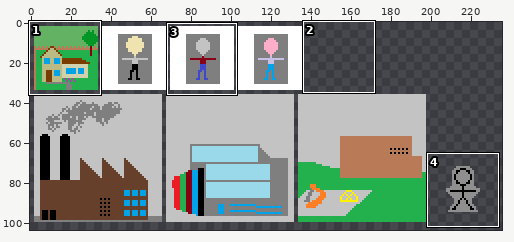
Edited in one commit: sprite sheet (Template-android/assets/image/textures.png). Above, an overview of the earlier version with the close-up marked.
Close-up. Before the commit:
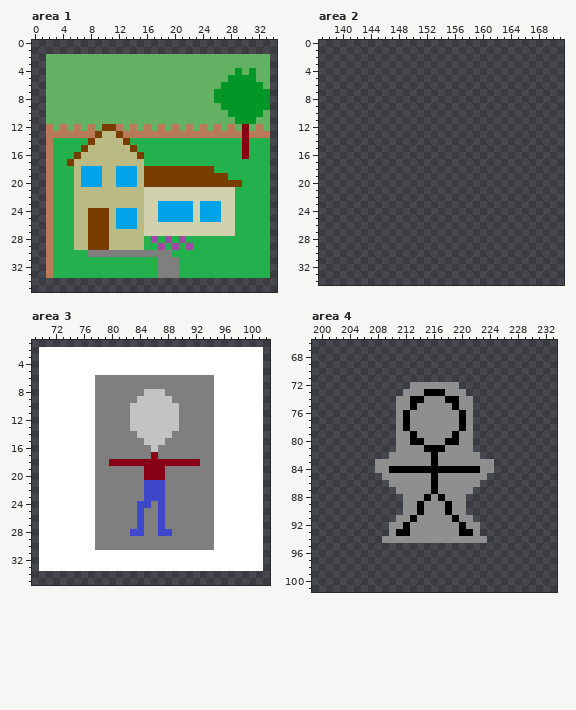
The file is 256x128 pixels. Shown: area 1: x 0..34, y 0..35; area 2: x 137..171, y 0..34; area 3: x 69..102, y 1..35; area 4: x 199..233, y 66..101. The wide view leaves out empty margins. The commit also changed other parts of the picture, which this record leaves out.
The result:
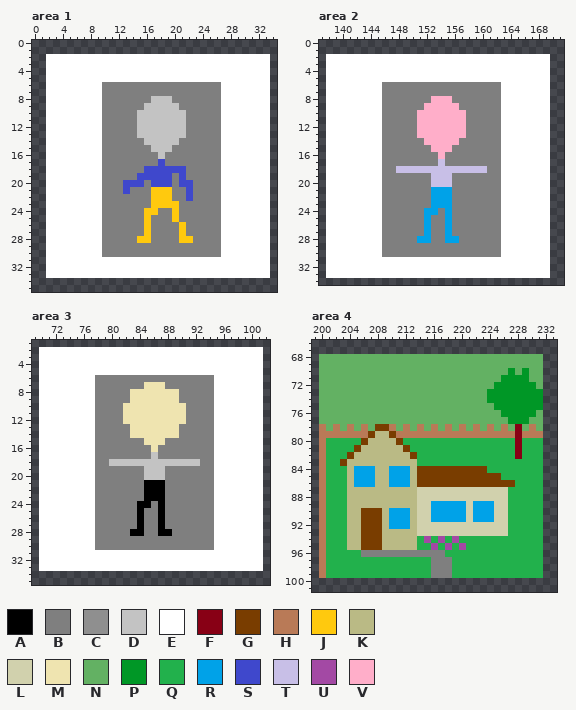
Palette (. is transparent): A #000000  B #7f7f7f  C #8f8f8f  D #c3c3c3  E #ffffff  F #880015  G #793d00  H #b97a57  J #ffc90e  K #baba85  L #d1d1ad  M #efe4b0  N #63b163  P #009726  Q #22b14c  R #00a2e8  S #3f48cc  T #c8bfe7  U #a349a4  V #ffaec9
The edit:
Changed rows in their new state; - is an unchanged pixel.
Area 1:
first column x 2:
 2 EEEEEEEEEEEEEEEEEEEEEEEEEEEEEEEE
 3 EEEEEEEEEEEEEEEEEEEEEEEEEEEEEEEE
 4 EEEEEEEEEEEEEEEEEEEEEEEEEEEEEEEE
 5 EEEEEEEEEEEEEEEEEEEEEEEEEEEEEEEE
 6 EEEEEEEEBBBBBBBBBBBBBBBBBEEEEEEE
 7 EEEEEEEEBBBBBBBBBBBBBBBBBEEEEEEE
 8 EEEEEEEEBBBBBBBDDDBBBBBBBEEEEEEE
 9 EEEEEEEEBBBBBBDDDDDBBBBBBEEEEEEE
10 EEEEEEEEBBBBBDDDDDDDBBBBBEEEEEEE
11 EEEEEEEEBBBBBDDDDDDDBBBBBEEEEEEE
12 EEEEEEEEBBBBBDDDDDDDBBBBBEEEEEEE
13 EEEEEEEEBBBBBDDDDDDDBBBBBEEEEEEE
14 EEEEEEEEBBBBBBDDDDDBBBBBBEEEEEEE
15 EEEEEEEEBBBBBBBDDDBBBBBBBEEEEEEE
16 EEEEEEEEBBBBBBBBDBBBBBBBBEEEEEEE
17 EEEEEEEEBBBBBBBBSBBBBBBBBEEEEEEE
18 EEEEEEEEBBBBBBSSSSSSBBBBBEEEEEEE
19 EEEEEEEEBBBBBSSSSSBSBBBBBEEEEEEE
20 EEEEEEEEBBBSSSBSSSBSSBBBBEEEEEEE
21 EEEEEEEEBBBSBBBJJJBBSBBBBEEEEEEE
22 EEEEEEEEBBBBBBBJJJBBSBBBBEEEEEEE
23 EEEEEEEEBBBBBBBJJJJBBBBBBEEEEEEE
24 EEEEEEEEBBBBBBJJBBJBBBBBBEEEEEEE
25 EEEEEEEEBBBBBBJBBBJBBBBBBEEEEEEE
26 EEEEEEEEBBBBBBJBBBBJBBBBBEEEEEEE
27 EEEEEEEEBBBBBBJBBBBJBBBBBEEEEEEE
28 EEEEEEEEBBBBBJJBBBBJJBBBBEEEEEEE
29 EEEEEEEEBBBBBBBBBBBBBBBBBEEEEEEE
30 EEEEEEEE----------BBBBBBBEEEEEEE
31 EEEEEEEEEEEEEEEEEEEEEEEEEEEEEEEE
32 EEEEEEEEEEEEEEEEEEEEEEEEEEEEEEEE
33 EEEEEEEEEEEEEEEEEEEEEEEEEEEEEEEE
Area 2:
first column x 138:
 2 EEEEEEEEEEEEEEEEEEEEEEEEEEEEEEEE
 3 EEEEEEEEEEEEEEEEEEEEEEEEEEEEEEEE
 4 EEEEEEEEEEEEEEEEEEEEEEEEEEEEEEEE
 5 EEEEEEEEEEEEEEEEEEEEEEEEEEEEEEEE
 6 EEEEEEEEBBBBBBBBBBBBBBBBBEEEEEEE
 7 EEEEEEEEBBBBBBBBBBBBBBBBBEEEEEEE
 8 EEEEEEEEBBBBBBBVVVBBBBBBBEEEEEEE
 9 EEEEEEEEBBBBBBVVVVVBBBBBBEEEEEEE
10 EEEEEEEEBBBBBVVVVVVVBBBBBEEEEEEE
11 EEEEEEEEBBBBBVVVVVVVBBBBBEEEEEEE
12 EEEEEEEEBBBBBVVVVVVVBBBBBEEEEEEE
13 EEEEEEEEBBBBBVVVVVVVBBBBBEEEEEEE
14 EEEEEEEEBBBBBBVVVVVBBBBBBEEEEEEE
15 EEEEEEEEBBBBBBBVVVBBBBBBBEEEEEEE
16 EEEEEEEEBBBBBBBBVBBBBBBBBEEEEEEE
17 EEEEEEEEBBBBBBBBTBBBBBBBBEEEEEEE
18 EEEEEEEEBBTTTTTTTTTTTTTBBEEEEEEE
19 EEEEEEEEBBBBBBBTTTBBBBBBBEEEEEEE
20 EEEEEEEEBBBBBBBTTTBBBBBBBEEEEEEE
21 EEEEEEEEBBBBBBBRRRBBBBBBBEEEEEEE
22 EEEEEEEEBBBBBBBRRRBBBBBBBEEEEEEE
23 EEEEEEEEBBBBBBBRRRBBBBBBBEEEEEEE
24 EEEEEEEEBBBBBBRRBRBBBBBBBEEEEEEE
25 EEEEEEEEBBBBBBRBBRBBBBBBBEEEEEEE
26 EEEEEEEEBBBBBBRBBRBBBBBBBEEEEEEE
27 EEEEEEEEBBBBBBRBBRBBBBBBBEEEEEEE
28 EEEEEEEEBBBBBRRBBRRBBBBBBEEEEEEE
29 EEEEEEEEBBBBBBBBBBBBBBBBBEEEEEEE
30 EEEEEEEEBBBBBBBBBBBBBBBBBEEEEEEE
31 EEEEEEEEEEEEEEEEEEEEEEEEEEEEEEEE
32 EEEEEEEEEEEEEEEEEEEEEEEEEEEEEEEE
33 EEEEEEEEEEEEEEEEEEEEEEEEEEEEEEEE
Area 3:
first column x 80:
 7 -----MMM-----
 8 ---MMMMMMM---
 9 ---MMMMMMM---
10 --MMMMMMMMM--
11 --MMMMMMMMM--
12 --MMMMMMMMM--
13 ---MMMMMMM---
14 ---MMMMMMM---
15 -----MMM-----
16 ------M------
17 ------D------
18 DDDDDDDDDDDDD
19 -----DDD-----
20 -----DDD-----
21 -----AAA-----
22 -----AAA-----
23 -----AAA-----
24 ----AA-A-----
25 ----A--A-----
26 ----A--A-----
27 ----A--A-----
28 ---AA--AA----
Area 4:
first column x 200:
 68 NNNNNNNNNNNNNNNNNNNNNNNNNNNNNNNN
 69 NNNNNNNNNNNNNNNNNNNNNNNNNNNNNNNN
 70 NNNNNNNNNNNNNNNNNNNNNNNNNNNPNPNN
 71 NNNNNNNNNNNNNNNNNNNNNNNNNNPPPPNN
 72 NNNNNNNNNNNNNNNNNNNNNNNNNPPPPPPN
 73 NNNNNNNNNNNNNNNNNNNNNNNNPPPPPPPP
 74 NNNNNNNNNNNNNNNNNNNNNNNNPPPPPPPP
 75 NNNNNNNNNNNNNNNNNNNNNNNNNPPPPPPP
 76 NNNNNNNNNNNNNNNNNNNNNNNNNNPPPPPN
 77 NNNNNNNNNNNNNNNNNNNNNNNNNNNPPPNN
 78 HNHNHNHNGGHNHNHNHNHNHNHNHNHNFNHN
 79 HHHHHHHGKKGHHHHHHHHHHHHHHHHHFHHH
 80 HQQQQQGKKKKGQQQQQQQQQQQQQQQQFQQQ
 81 HQQQQGKKKKKKGQQQQQQQQQQQQQQQFQQQ
 82 HQQQGKKKKKKKKGQQQQQQQQQQQQQQFQQQ
 83 HQQGKKKKKKKKKKQQQQQQQQQQQQQQQQQQ
 84 HQQQKRRRKKRRRKGGGGGGGGGGQQQQQQQQ
 85 HQQQKRRRKKRRRKGGGGGGGGGGGGQQQQQQ
 86 HQQQKRRRKKRRRKGGGGGGGGGGGGGGQQQQ
 87 HQQQKKKKKKKKKKLLLLLLLLLLLLLQQQQQ
 88 HQQQKKKKKKKKKKLLLLLLLLLLLLLQQQQQ
 89 HQQQKKKKKKKKKKLLRRRRRLRRRLLQQQQQ
 90 HQQQKKGGGKRRRKLLRRRRRLRRRLLQQQQQ
 91 HQQQKKGGGKRRRKLLRRRRRLRRRLLQQQQQ
 92 HQQQKKGGGKRRRKLLLLLLLLLLLLLQQQQQ
 93 HQQQKKGGGKKKKKLLLLLLLLLLLLLQQQQQ
 94 HQQQKKGGGKKKKKQUQUQUQQQQQQQQQQQQ
 95 HQQQKKGGGKKKKKQQUQUQUQQQQQQQQQQQ
 96 HQQQQQBBBBBBBBBBBBQQQQQQQQQQQQQQ
 97 HQQQQQQQQQQQQQQQBBBQQQQQQQQQQQQQ
 98 HQQQQQQQQQQQQQQQBBBQQQQQQQQQQQQQ
 99 HQQQQQQQQQQQQQQQBBBQQQQQQQQQQQQQ
Where, in picture pixels (left, top, right, bottom), the same in both close-ups:
changed: (46, 54, 270, 278)
added: (326, 54, 550, 278)
changed: (109, 382, 200, 536)
changed: (319, 354, 543, 578)
